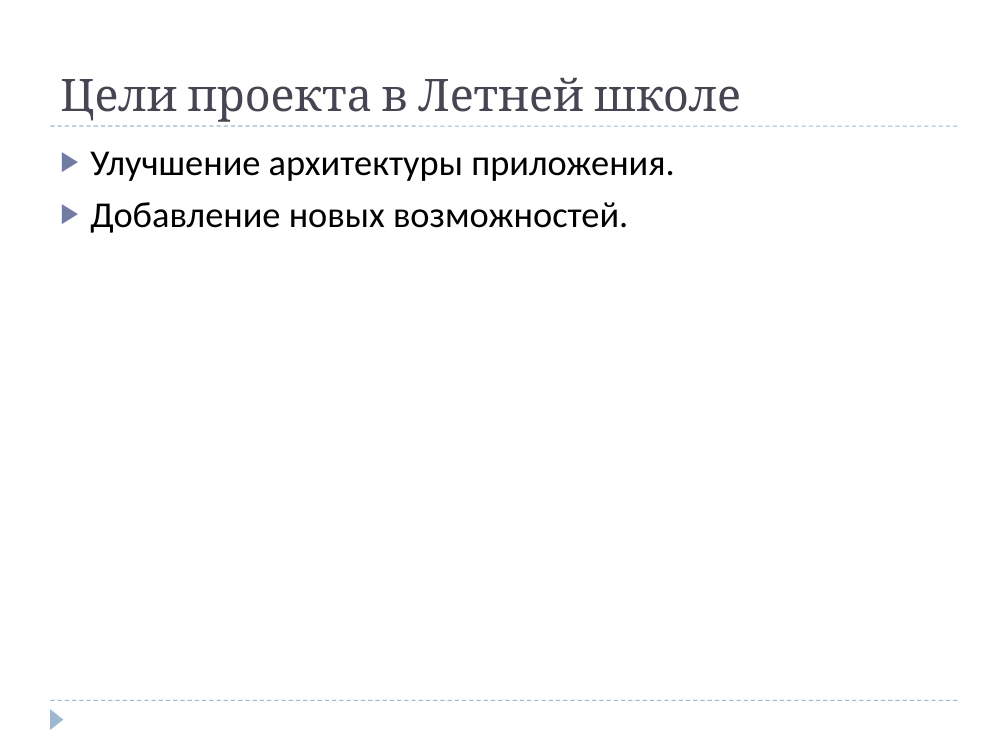
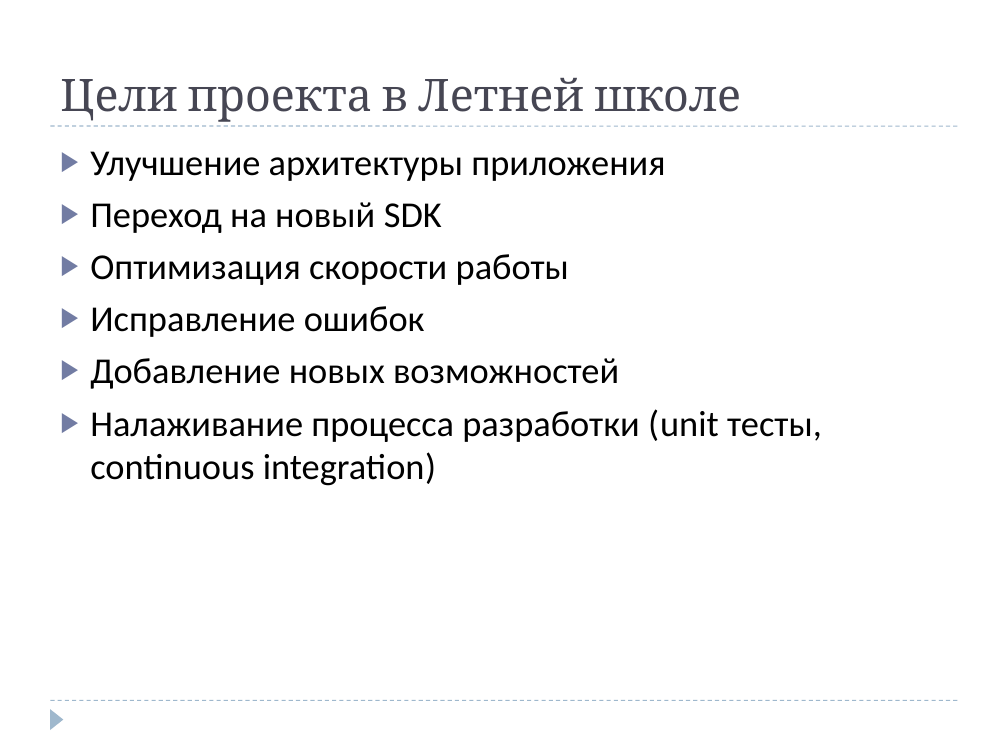
Before and after one commit to dmitry-lt/android-comapping, a slide deck: slide 3 of docs/promo files/presentation/Android Comapping Summer School.ppt. Drawn at 1008x756 pixels with LibreOffice and Linux fonts; fonts in the diff are those of the drawing. Boxes give left, top, right and bottom in pixels: in the first picture for what was removed or moved away, otherwise in the second. Text is boxed around its words. In the diff, an @@ line names an element or a change of style, - is before the commit and + after.

```diff
--- a/docs/promo files/presentation/Android Comapping Summer School.ppt
+++ b/docs/promo files/presentation/Android Comapping Summer School.ppt
@@ text at [90,151,822,486]: text changed @@
-▶ Улучшение архитектуры приложения.
-▶ Добавление новых возможностей.
+▶ Улучшение архитектуры приложения
+▶ Переход на новый SDK
+▶ Оптимизация скорости работы
+▶ Исправление ошибок
+▶ Добавление новых возможностей
+▶ Налаживание процесса разработки (unit тесты, continuous integration)
```
Also in this commit, not shown: 3 other slides changed, 5 slides added, 1 slide removed, 2 other files.
